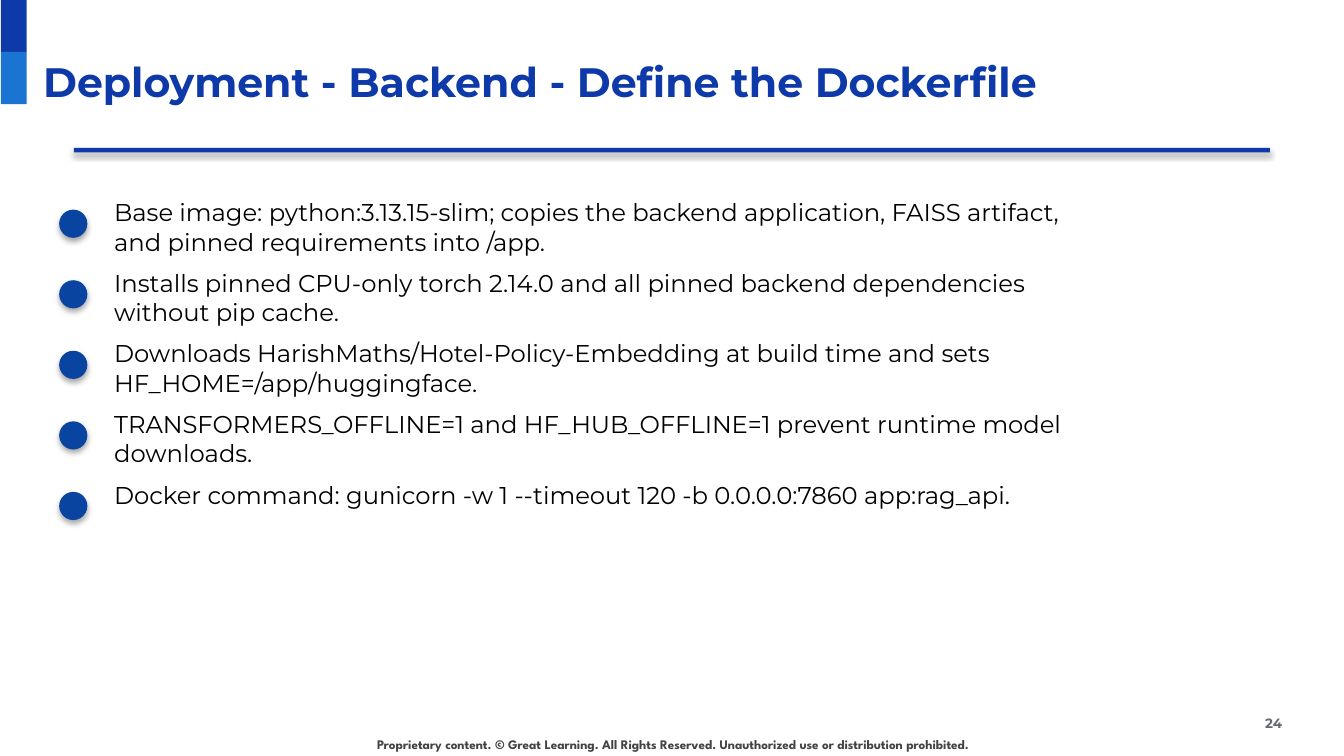
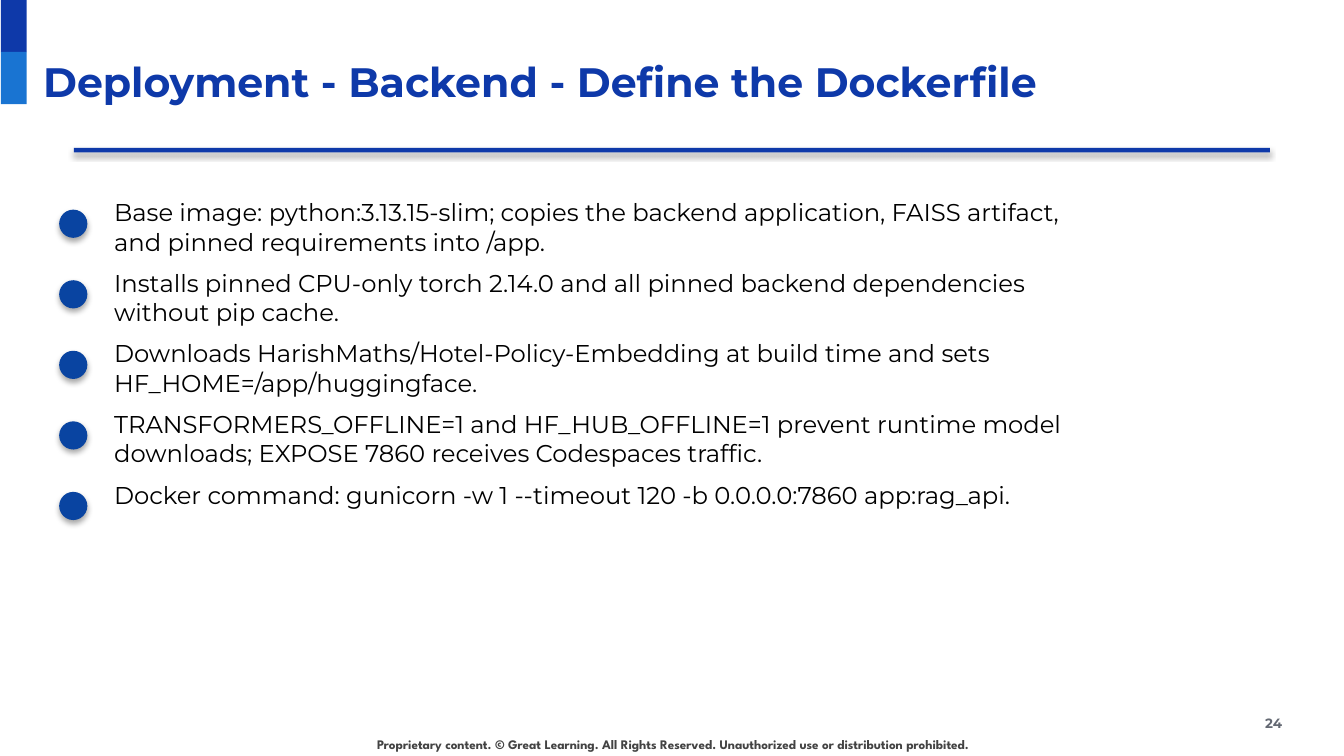
Before and after one commit to raovutukoor1/aurora-stay-qna-120-token-option, a slide deck: slide 24 of presentations/Aurora_Stays_RAG_120_Token_Option.pptx. Drawn at 1344x756 pixels with LibreOffice and Linux fonts; fonts in the diff are those of the drawing; background and template pictures are left out. Boxes give left, top, right and bottom in pixels: in the first picture for what was removed or moved away, otherwise in the second. Text is boxed around its words. In the diff, an @@ line names an element or a change of style, - is before the commit and + after.

Commit message:
Update 120-token deployment slides with Codespaces validation

```diff
--- a/presentations/Aurora_Stays_RAG_120_Token_Option.pptx
+++ b/presentations/Aurora_Stays_RAG_120_Token_Option.pptx
@@ text at (114, 415, 1061, 467): text changed @@
-TRANSFORMERS_OFFLINE=1 and HF_HUB_OFFLINE=1 prevent runtime model downloads.
+TRANSFORMERS_OFFLINE=1 and HF_HUB_OFFLINE=1 prevent runtime model downloads; EXPOSE 7860 receives Codespaces traffic.
```
Also in this commit, not shown: 21 other slides changed, 1 other file.
